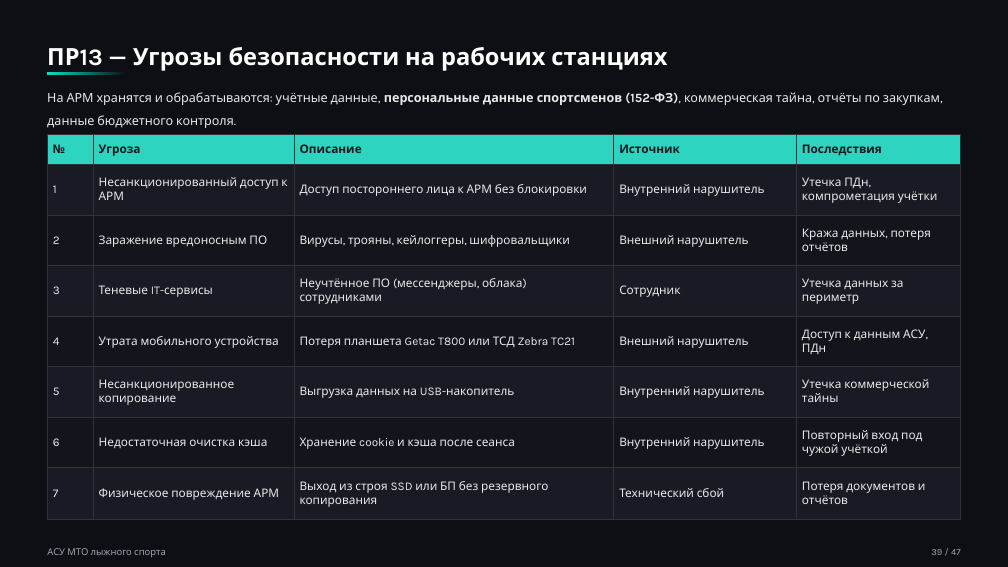
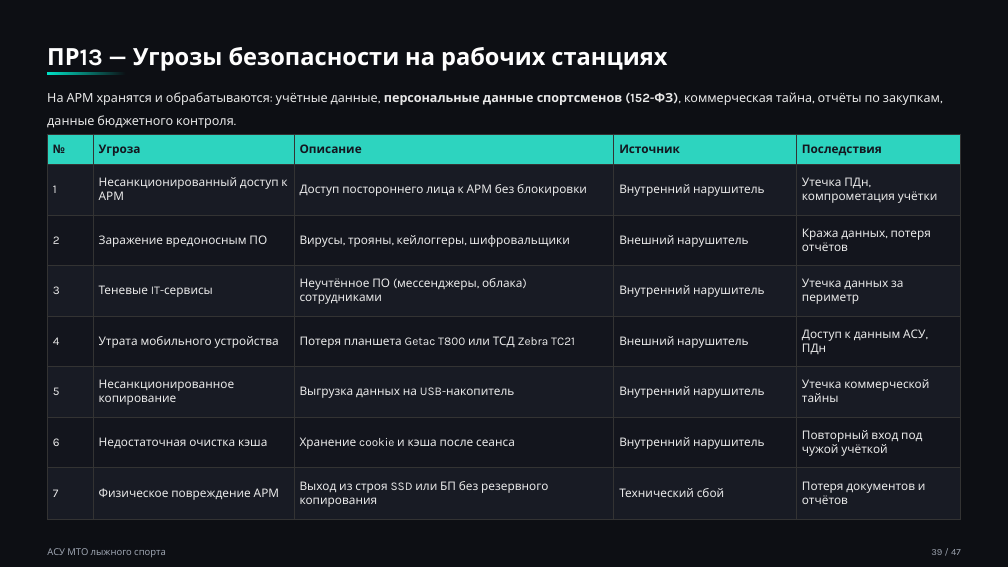
Before and after one commit to n1kpavlov/RTU_MIREA_software_engineering, a slide deck: slide 39 of 6_semester/Автоматизированные системы управления элементами промышленных и административных объектов/ПР16/АСУ для обеспечения инвентарем лыжного спорта.pptx. Drawn at 1008x567 pixels with LibreOffice and Linux fonts; fonts in the diff are those of the drawing. Boxes give left, top, right and bottom in pixels: in the first picture for what was removed or moved away, otherwise in the second. Text is boxed around its words. In the diff, an @@ line names an element or a change of style, - is before the commit and + after.

```diff
--- a/6_semester/Автоматизированные системы управления элементами промышленных и административных объектов/ПР16/АСУ для обеспечения инвентарем лыжного спорта.pptx
+++ b/6_semester/Автоматизированные системы управления элементами промышленных и административных объектов/ПР16/АСУ для обеспечения инвентарем лыжного спорта.pptx
@@ table at bbox=[47, 134, 960, 520] @@
-row 4, column 4: Сотрудник
+row 4, column 4: Внутренний нарушитель
```
Also in this commit, not shown: 2 other slides changed, 4 other files.
